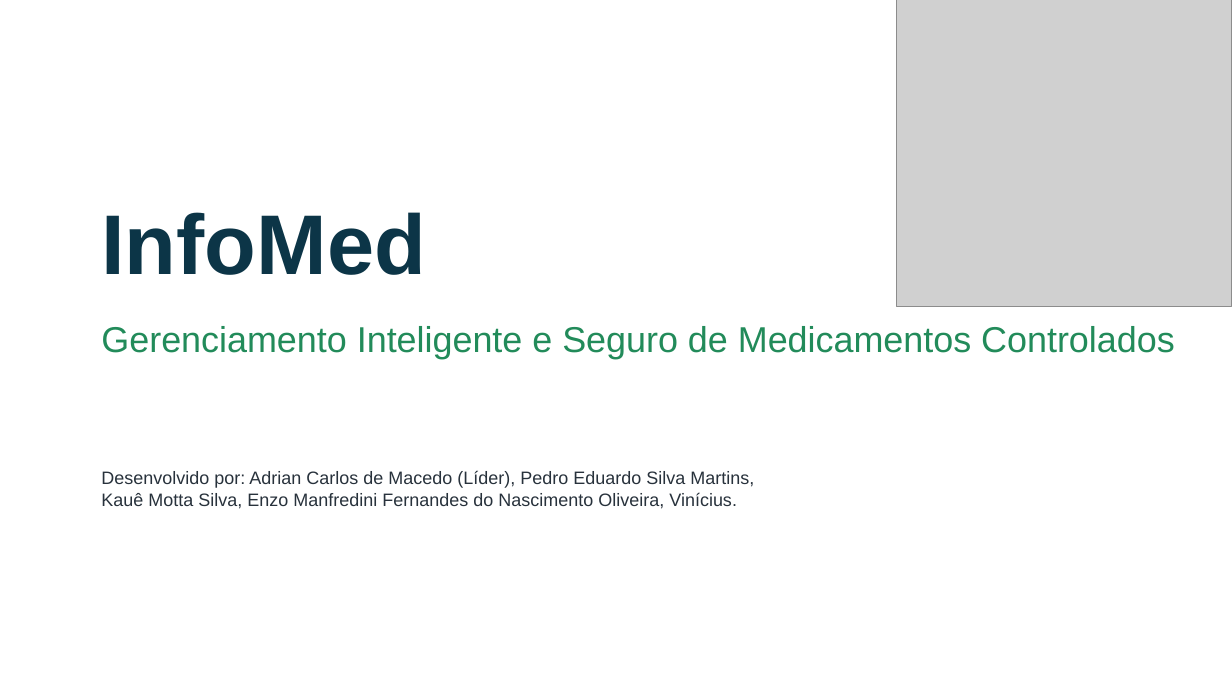
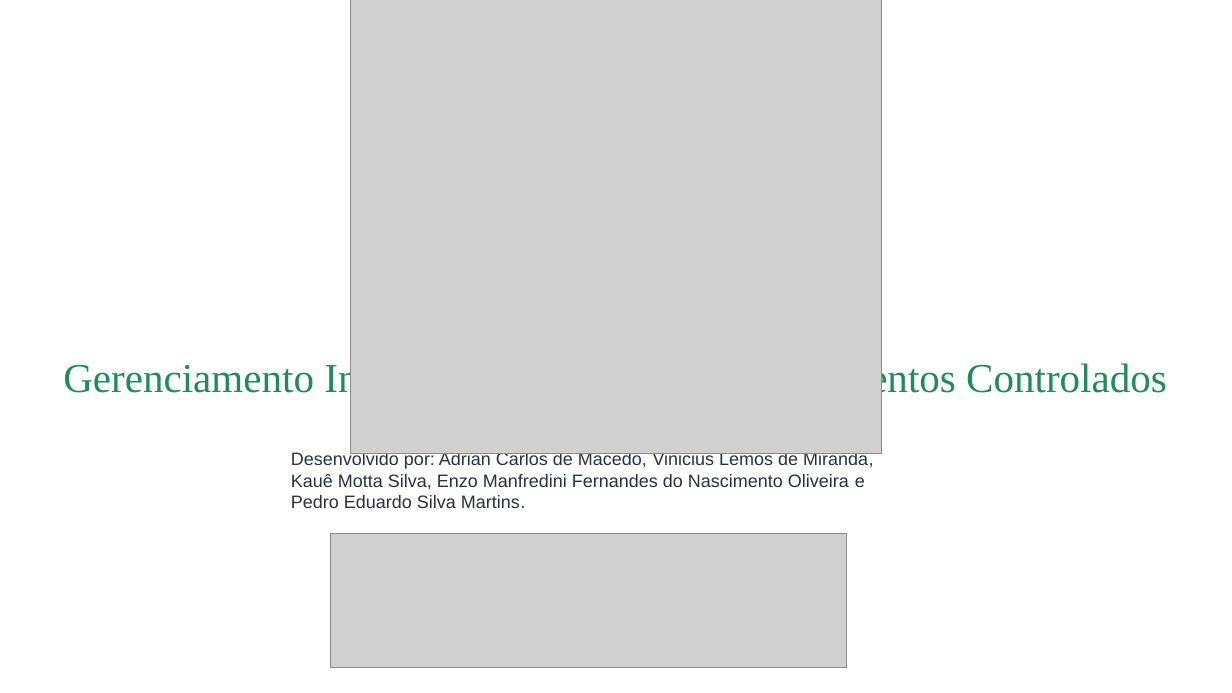
Before and after one commit to Adrian-1BoS/Infomed, a slide deck: slide 1 of data/images/Apresentacao_InfoMed.pptx (slide 2 before the commit). Drawn at 1232x693 pixels with LibreOffice and Linux fonts; fonts in the diff are those of the drawing; grey boxes stand for pictures. Boxes give left, top, right and bottom in pixels: in the first picture for what was removed or moved away, otherwise in the second. Text is boxed around its words. In the diff, an @@ line names an element or a change of style, - is before the commit and + after.

```diff
--- a/data/images/Apresentacao_InfoMed.pptx
+++ b/data/images/Apresentacao_InfoMed.pptx
@@ picture added at (350,0,882,454) @@
@@ picture removed at (897,0,1232,307) @@
@@ text at (101,212,425,275): paragraph removed @@
-InfoMed
@@ text "Gerenciamento Inteligente e Seguro de ...": place and size @@
-text "Gerenciamento Inteligente e Seguro de ..." at (101,212,1175,359)
+text "Gerenciamento Inteligente e Seguro de ..." at (63,359,1167,399)
@@ text "Gerenciamento Inteligente e Seguro de ..." at (63,359,1167,399): size 28 to 32 pt, font Arial to Times New Roman; alignment left to centre @@
@@ text at (291,451,873,508): text changed @@
-Desenvolvido por: Adrian Carlos de Macedo (Líder), Pedro Eduardo Silva Martins,
-Kauê Motta Silva, Enzo Manfredini Fernandes do Nascimento Oliveira, Vinícius.
+Desenvolvido por: Adrian Carlos de Macedo, Vinicius Lemos de Miranda,
+Kauê Motta Silva, Enzo Manfredini Fernandes do Nascimento Oliveira e
+Pedro Eduardo Silva Martins.
@@ picture added at (331,533,847,667) @@
```
Also in this commit, not shown: 8 other slides changed, 5 slides added, 1 slide removed, 5 other files.
